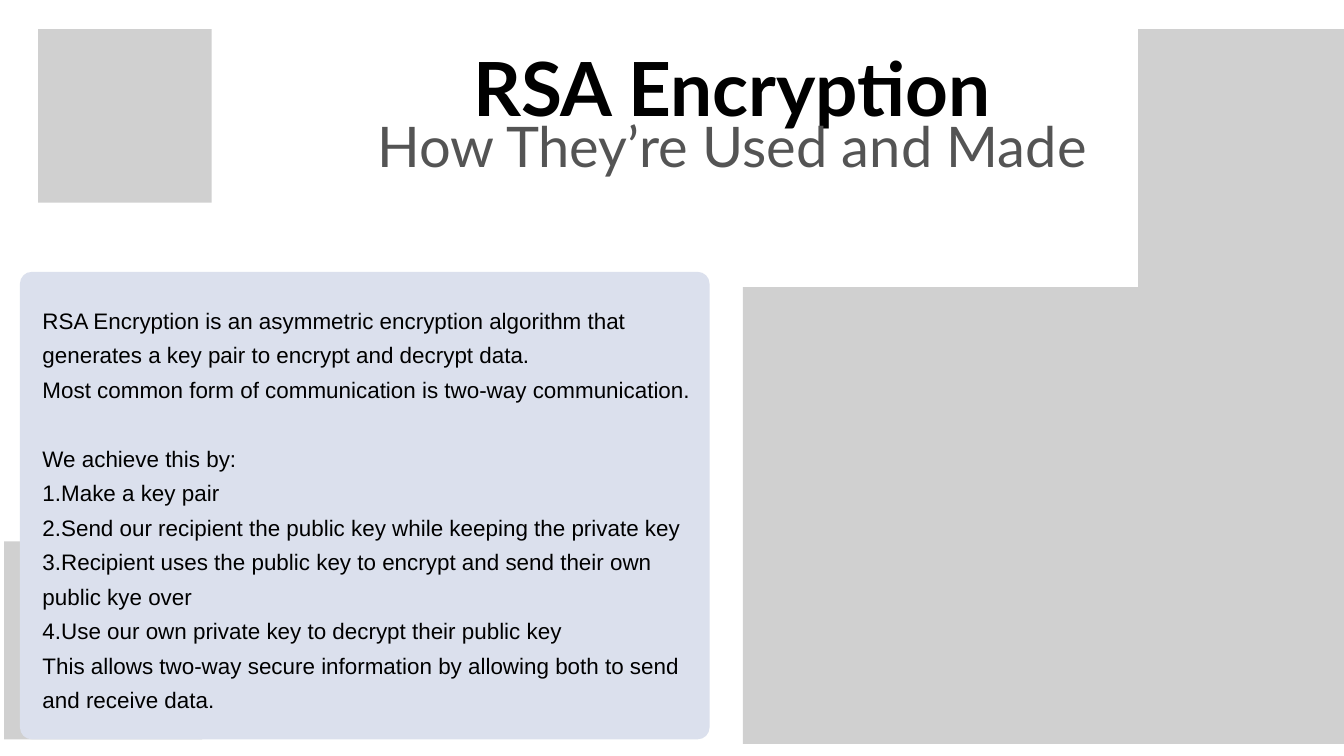
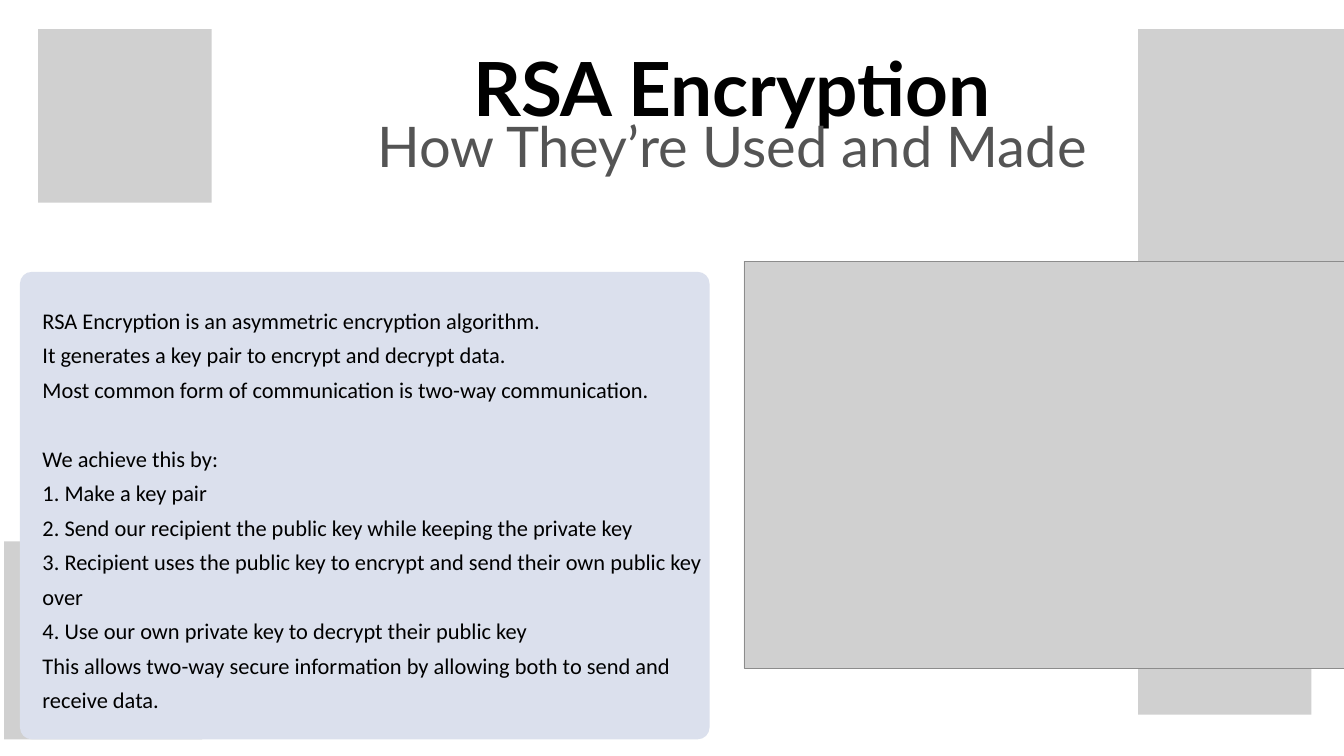
Before and after one commit to Muffinszer/cep146-teamproject1, a slide deck: slide 2 of RSA Encryption.pptx. Drawn at 1344x756 pixels with LibreOffice and Linux fonts; fonts in the diff are those of the drawing; grey boxes stand for pictures; background and template pictures are left out. Boxes give left, top, right and bottom in pixels: in the first picture for what was removed or moved away, otherwise in the second. Text is boxed around its words. In the diff, an @@ line names an element or a change of style, - is before the commit and + after.

```diff
--- a/RSA Encryption.pptx
+++ b/RSA Encryption.pptx
@@ picture: place and size @@
-picture at bbox=[743, 287, 1344, 744]
+picture at bbox=[744, 261, 1344, 669]
@@ text at bbox=[42, 313, 540, 367]: text changed; font Arial to Calibri @@
-RSA Encryption is an asymmetric encryption algorithm that generates a key pair to encrypt and decrypt data.
+RSA Encryption is an asymmetric encryption algorithm.
+It generates a key pair to encrypt and decrypt data.
@@ text at bbox=[42, 382, 669, 708]: font Arial to Calibri in "Most common form of communication is two-way ...", "We achieve this by:", "This allows two-way secure information by allowing ..." @@
@@ text at bbox=[42, 485, 701, 643]: text changed; font Arial to Calibri @@
-1.Make a key pair
-2.Send our recipient the public key while keeping the private key
-3.Recipient uses the public key to encrypt and send their own public kye over
-4.Use our own private key to decrypt their public key
+1. Make a key pair
+2. Send our recipient the public key while keeping the private key
+3. Recipient uses the public key to encrypt and send their own public key over
+4. Use our own private key to decrypt their public key
```
Also in this commit, not shown: 7 other slides changed, 1 slide added.
